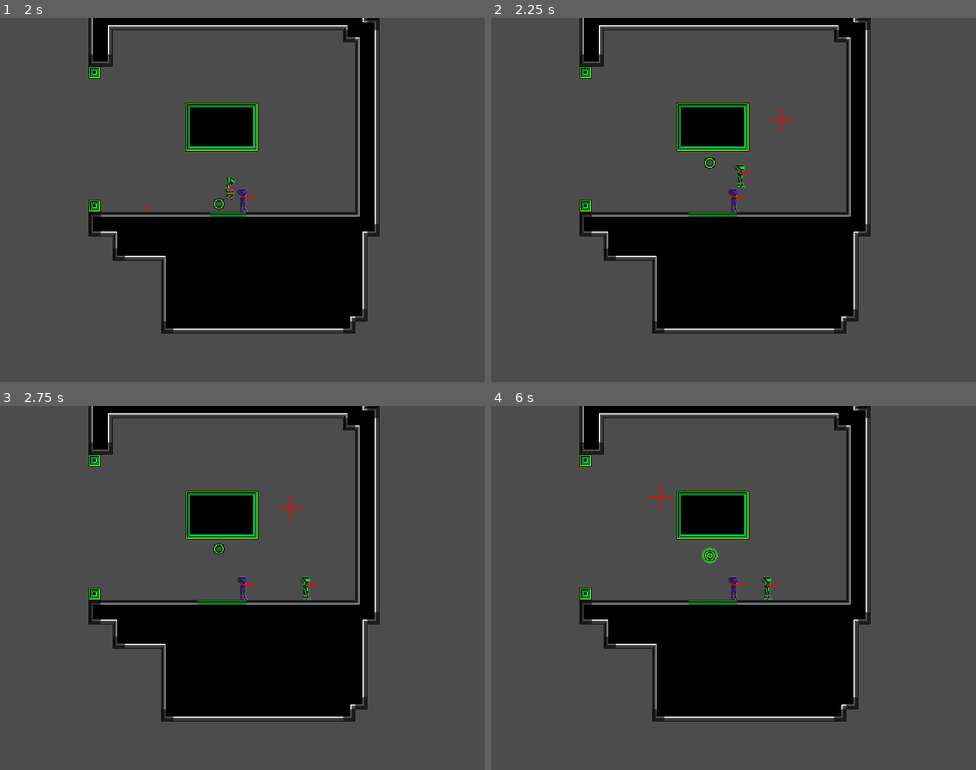
Above: before the commit, frames 1-4 (two rows, left to right).
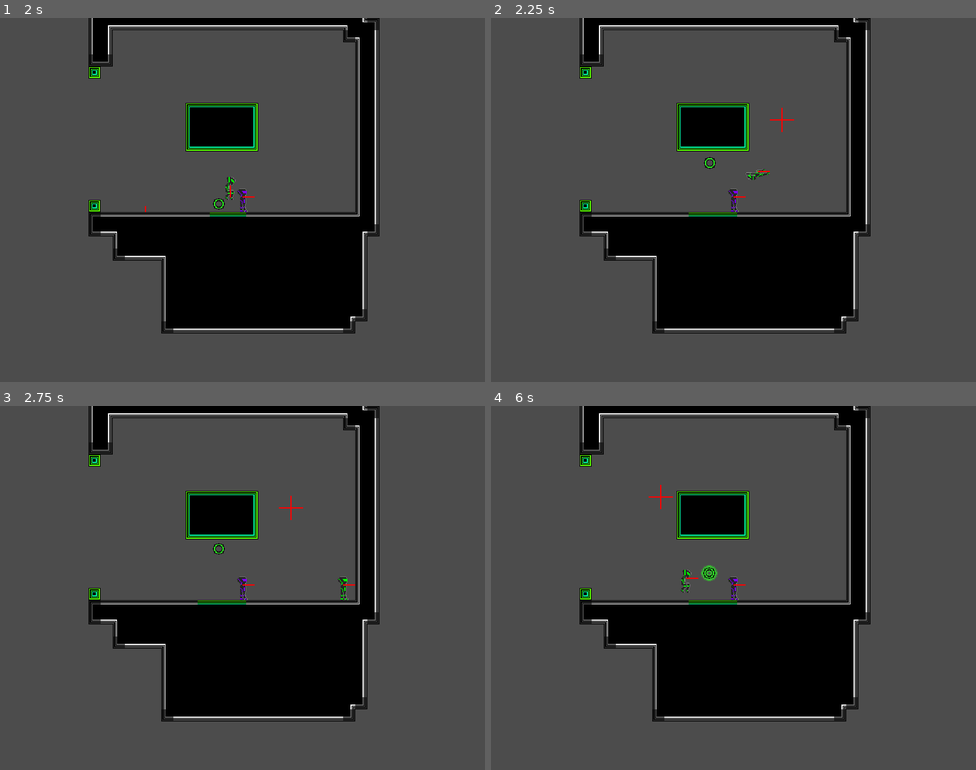
Above: after the commit, the same moments.

Repository: emmawithanE/Frisbee
Game: Godot game, scene res://scenes/World.tscn
Same seed, same stepped clock (60 frames per second), same inputs: the game is played once before the commit and once after it.
Inputs (mouse positions are in pixels of both pictures, inside the frame that each line leads up to):
- Up to frame 1 (2 s): move the mouse to (349, 181) at 0.52 s; hold Right (ui_right) 0.53-1.28 s; tap R (dash) at 0.6, 1.55 s; tap Space (jump) at 0.77, 1.52 s; move the mouse to (145, 218) at 1.27 s; hold Down (ui_down) from 1.28 s (still down); click (145, 218) at 1.35 s
- Up to frame 2 (2.25 s): move the mouse to (782, 119) at 2.02 s; release Down (ui_down) at 2.03 s; hold Right (ui_right) from 2.03 s (still down); tap R (dash) at 2.1 s
- Up to frame 3 (2.75 s): keep holding Right (ui_right)
- Up to frame 4 (6 s): tap Enter at 2.75 s; move the mouse to (709, 660) at 2.77 s; release Right (ui_right) at 2.78 s; hold Up (ui_up) 2.78-3.53 s; tap R (dash) at 2.85, 3.8, 4.35, 5.1 s; tap Space (jump) at 3.02, 3.77, 4.52 s; move the mouse to (879, 642) at 3.52 s; hold Left (ui_left) 3.53-5.03 s; click (879, 642) at 3.6 s; move the mouse to (588, 533) at 4.27 s; move the mouse to (757, 588) at 5.02 s; hold Down (ui_down) 5.03-5.78 s; move the mouse to (660, 497) at 5.77 s; hold Right (ui_right) from 5.78 s (still down); click (660, 497) at 5.85 s

Frame 1 is identical in both runs. In frame 2, 0.2% of the frame differs, in the area x 50-58%, y 40-47%; in frame 3, 0.2%; in frame 4, 0.4%, in the area x 39-60%, y 38-54%.

Commit message:
end dashes on hitting walls

Diff:
--- a/scenes/Player.gd
+++ b/scenes/Player.gd
@@ -172,9 +172,9 @@
 			if coll.normal.y < 0:
 				on_floor = true
 				bounced = false
-			if coll.normal.y > 0:
-				if dash_state == DashState.Dash:
-					end_dash()
+				if dash_state == DashState.NoDash:
+					dash_state = DashState.Ready
+
 			remaining_force = coll.remainder
 			remaining_force += (remaining_force*coll.normal).length()*coll.normal
 			if (coll.collider.has_method("bouncy")) && coll.collider.bouncy(self, coll):
@@ -182,7 +182,11 @@
 				vel = vel.bounce(coll.normal) + coll.normal*Vector2(800, 800)
 				remaining_force += coll.normal*Vector2(800, 800)*delta
 			else:
-				vel += (vel*coll.normal).length()*coll.normal
+				var dv = (vel*coll.normal).length()*coll.normal
+				if dv.length() > vel.length() / 2:
+					if dash_state == DashState.Dash:
+						end_dash()
+				vel += dv
 
 func grab_timeout():
 	print("timeout")
@@ -198,18 +202,16 @@
 			assert(false, "shooting state=" + str(shooting_state) + " when timer ended")
 
 func end_dash():
+	$DashTimer.stop()
 	dash_state = DashState.NoDash
 	$Sprite.set_frame_coords(Vector2(1, colour - 1))
 	$Sprite.rotation = 0
-	$DashTimer.start(DASH_BACKSWING_LENGTH)
 	print("setting dash to backswing")
+
 func dash_timeout():
 	match dash_state:
 		DashState.Dash:
 			end_dash()
-		DashState.NoDash:
-			print("setting dash to ready")
-			dash_state = DashState.Ready
 		_:
 			assert(false, "dash state=" + str(dash_state) + " when timer ended")
 
